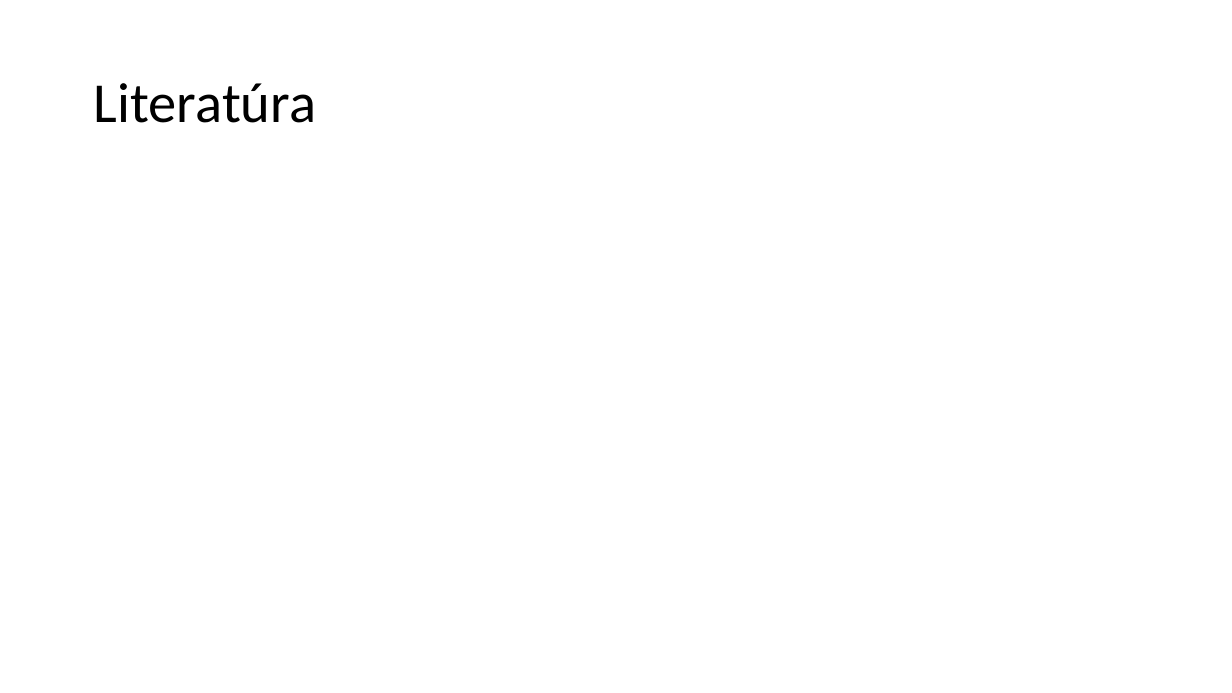
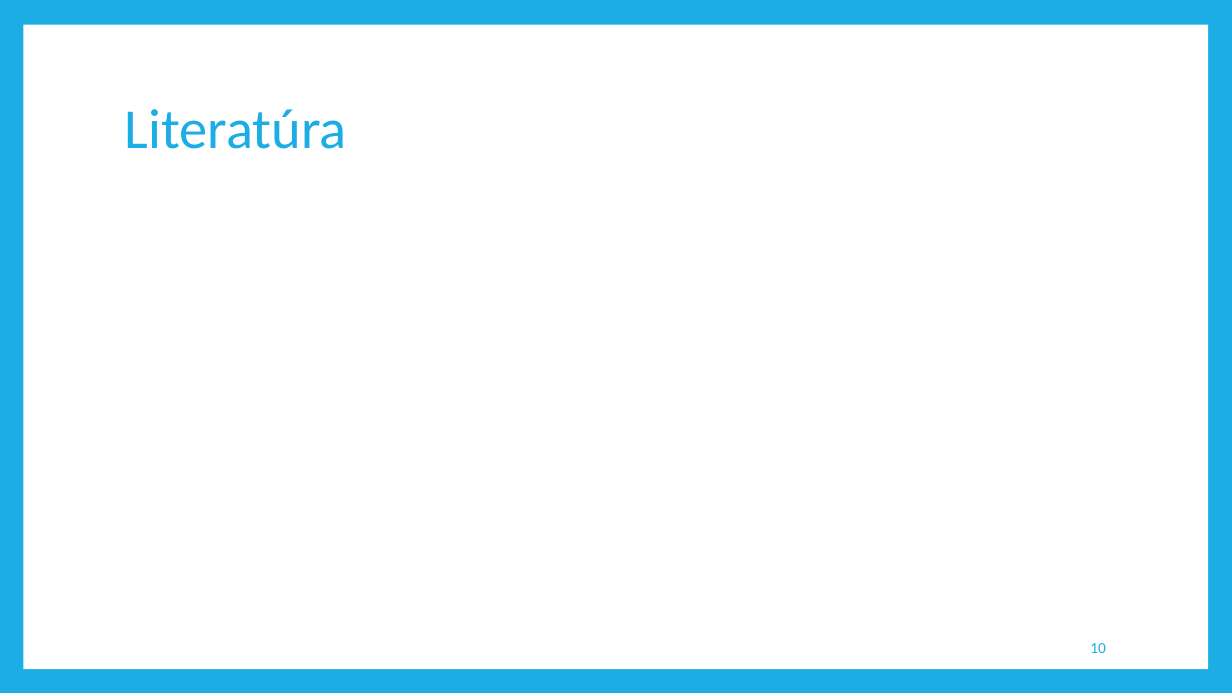
Before and after one commit to aks-2017/semestralne-zadania-semestralne-zadanie-72229-72280-72424, a slide deck: slide 10 of docs/prezentacia.pptx. Drawn at 1232x693 pixels with LibreOffice and Linux fonts; fonts in the diff are those of the drawing. Boxes give left, top, right and bottom in pixels: in the first picture for what was removed or moved away, otherwise in the second. Text is boxed around its words. In the diff, an @@ line names an element or a change of style, - is before the commit and + after.

Commit message:
Add names and theme to prezentacia.pptx

```diff
--- a/docs/prezentacia.pptx
+++ b/docs/prezentacia.pptx
@@ background #FFFFFF to #1CADE4 @@
@@ rectangle added at bbox=[23, 25, 1208, 669], fill #FFFFFF @@
@@ title "Literatúra": place and size @@
-title "Literatúra" at bbox=[94, 83, 316, 123]
+title "Literatúra" at bbox=[125, 109, 347, 149]
@@ title "Literatúra" at bbox=[125, 109, 347, 149]: text colour #000000 to #1CADE4 @@
@@ page number added at bbox=[1090, 643, 1106, 653], 12 pt, text #1CADE4 @@
+10
```
Also in this commit, not shown: 9 other slides changed.
